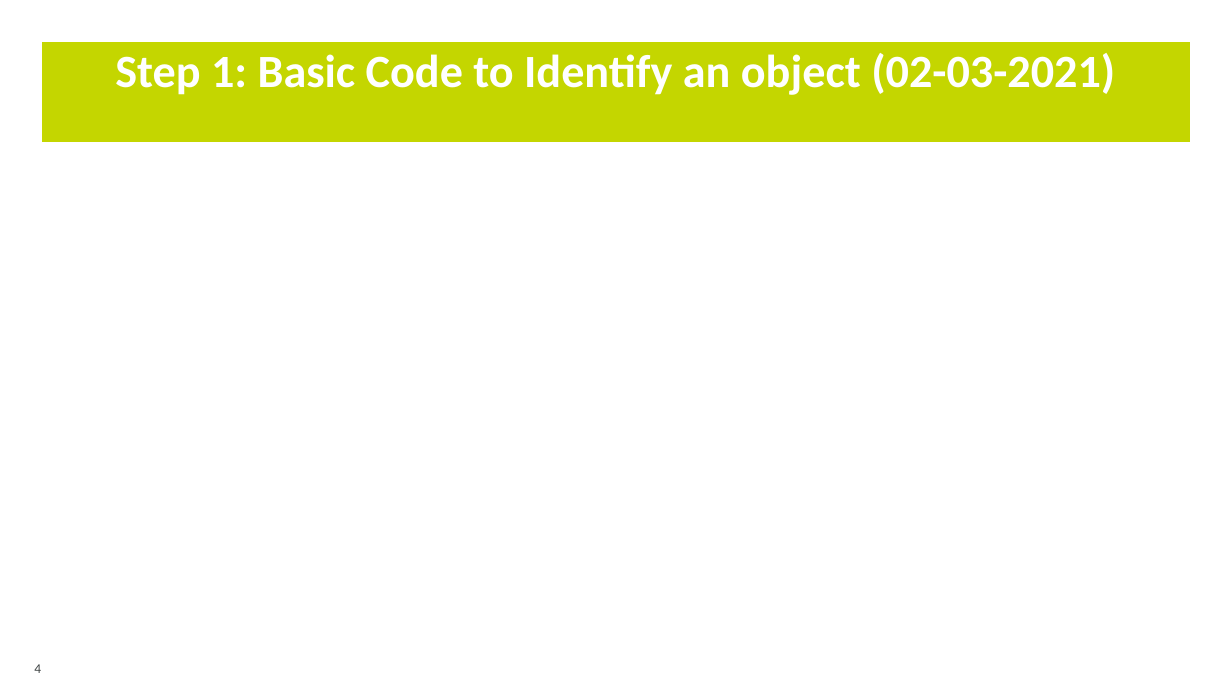
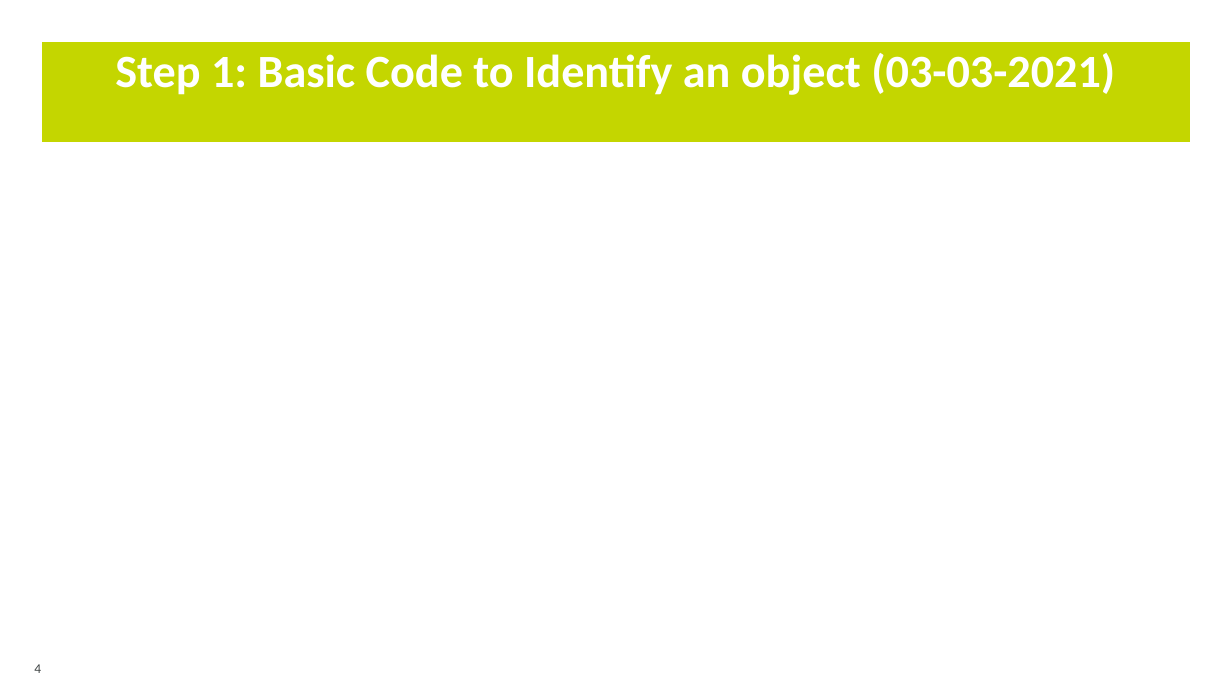
Before and after one commit to BennyDanielT/Proof-of-Concepts, a slide deck: slide 4 of Computer_Vision/Computer_Vision_Game_Plan.pptx. Drawn at 1232x693 pixels with LibreOffice and Linux fonts; fonts in the diff are those of the drawing; background and template pictures are left out. Boxes give left, top, right and bottom in pixels: in the first picture for what was removed or moved away, otherwise in the second. Text is boxed around its words. In the diff, an @@ line names an element or a change of style, - is before the commit and + after.

```diff
--- a/Computer_Vision/Computer_Vision_Game_Plan.pptx
+++ b/Computer_Vision/Computer_Vision_Game_Plan.pptx
@@ title at (x1=115, y1=53, x2=1115, y2=95): text changed @@
-Step 1: Basic Code to Identify an object (02-03-2021)
+Step 1: Basic Code to Identify an object (03-03-2021)
```
Also in this commit, not shown: 2 other slides changed.
